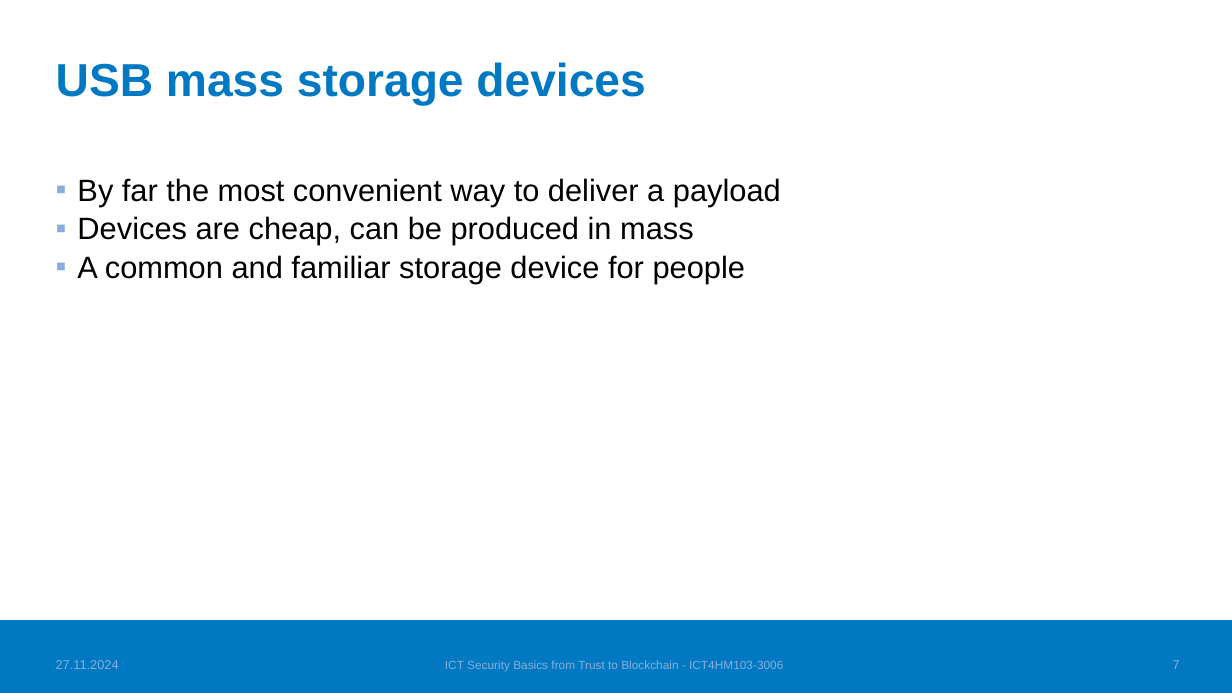
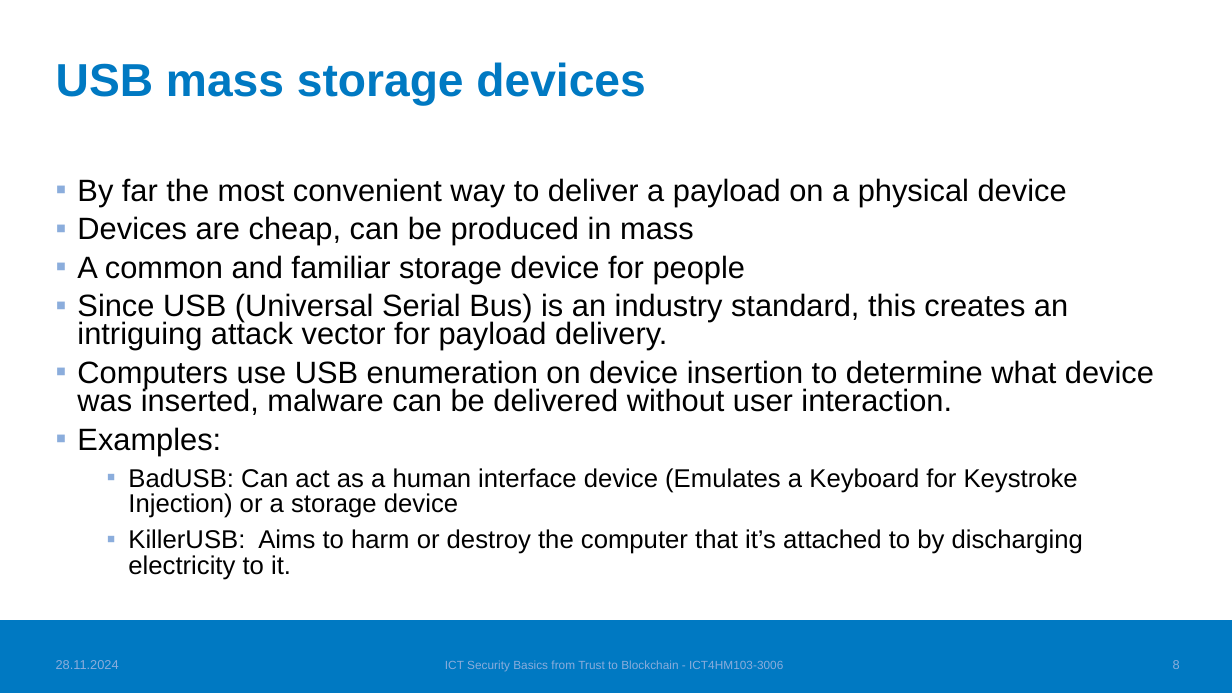
Before and after one commit to TatuE/Trust_to_Blockchain, a slide deck: slide 9 of class_presentation/Dont_trust_that_storage_medium.pptx (slide 8 before the commit). Drawn at 1232x693 pixels with LibreOffice and Linux fonts; fonts in the diff are those of the drawing; background and template pictures are left out. Boxes give left, top, right and bottom in pixels: in the first picture for what was removed or moved away, otherwise in the second. Text is boxed around its words. In the diff, an @@ line names an element or a change of style, - is before the commit and + after.

```diff
--- a/class_presentation/Dont_trust_that_storage_medium.pptx
+++ b/class_presentation/Dont_trust_that_storage_medium.pptx
@@ text at (77, 178, 1067, 206): text changed @@
-▪ By far the most convenient way to deliver a payload
+▪ By far the most convenient way to deliver a payload on a physical device
@@ text at (77, 293, 1154, 580): paragraphs added @@
+▪ Since USB (Universal Serial Bus) is an industry standard, this creates an intriguing attack vector for payload delivery.
+▪ Computers use USB enumeration on device insertion to determine what device was inserted, malware can be delivered without user interaction.
+▪ Examples:
+  ▪ BadUSB: Can act as a human interface device (Emulates a Keyboard for Keystroke Injection) or a storage device
+  ▪ KillerUSB: Aims to harm or destroy the computer that it’s attached to by discharging electricity to it.
@@ text at (56, 660, 119, 669): text changed @@
-27.11.2024
+28.11.2024
@@ page number at (1173, 660, 1180, 669): text changed @@
-7
+8
```
Also in this commit, not shown: 12 other slides changed, 3 slides added, 2 other files.
